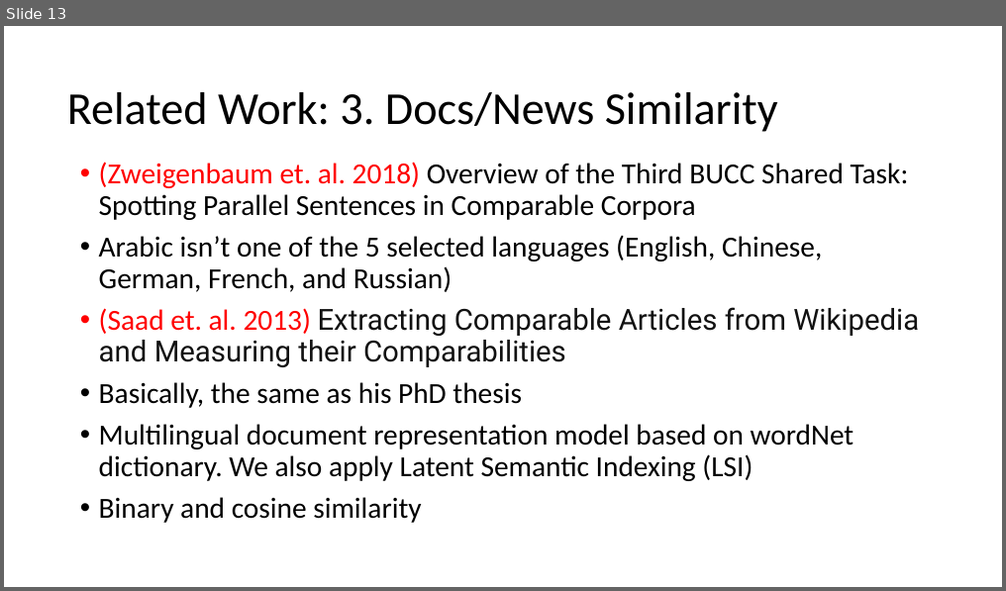
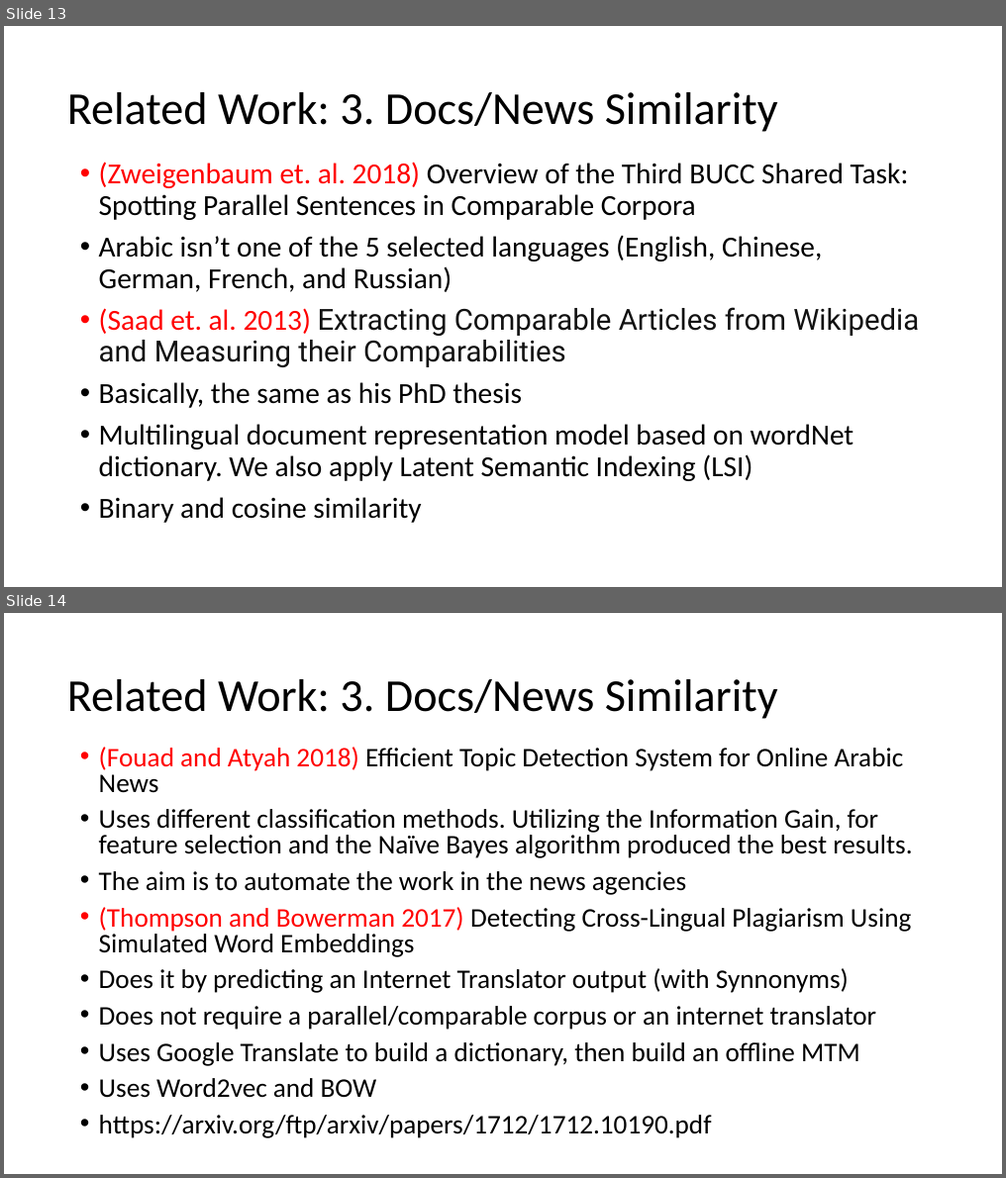
Before and after one commit to HussamHallak/TPDL2022, a slide deck: TPDL 2022 Paper Updates.pptx. Shown one above the other, each under a label of ours: slide 13 before the commit, slides 13 and 14 after it. The pictures are 1006x591 and 1006x1178 pixels, drawn with LibreOffice and Linux fonts; fonts in the diff are those of the drawing. Boxes give left, top, right and bottom in pixels: in the first picture for what was removed or moved away, otherwise in the second. Text is boxed around its words. In the diff, an @@ line names an element or a change of style, - is before the commit and + after.

```diff
--- a/TPDL 2022 Paper Updates.pptx
+++ b/TPDL 2022 Paper Updates.pptx
@@ slide 14 added at [4,613,1002,1174], background #FFFFFF @@
@@ title added at [67,679,778,719], 44 pt, text #000000 @@
+Related Work: 3. Docs/News Similarity
@@ text added at [99,747,912,1139], 25.9 pt, text #000000 @@
+• (Fouad and Atyah 2018) Efficient Topic Detection System for Online Arabic News
+• Uses different classification methods. Utilizing the Information Gain, for feature selection and the Naïve Bayes algorithm produced the best results.
+• The aim is to automate the work in the news agencies
+• (Thompson and Bowerman 2017) Detecting Cross-Lingual Plagiarism Using Simulated Word Embeddings
+• Does it by predicting an Internet Translator output (with Synnonyms)
+• Does not require a parallel/comparable corpus or an internet translator
+• Uses Google Translate to build a dictionary, then build an offline MTM
+• Uses Word2vec and BOW
+• https://arxiv.org/ftp/arxiv/papers/1712/1712.10190.pdf
```
Also in this commit, not shown: 1 slide changed, 3 other slides added, 1 slide removed.
